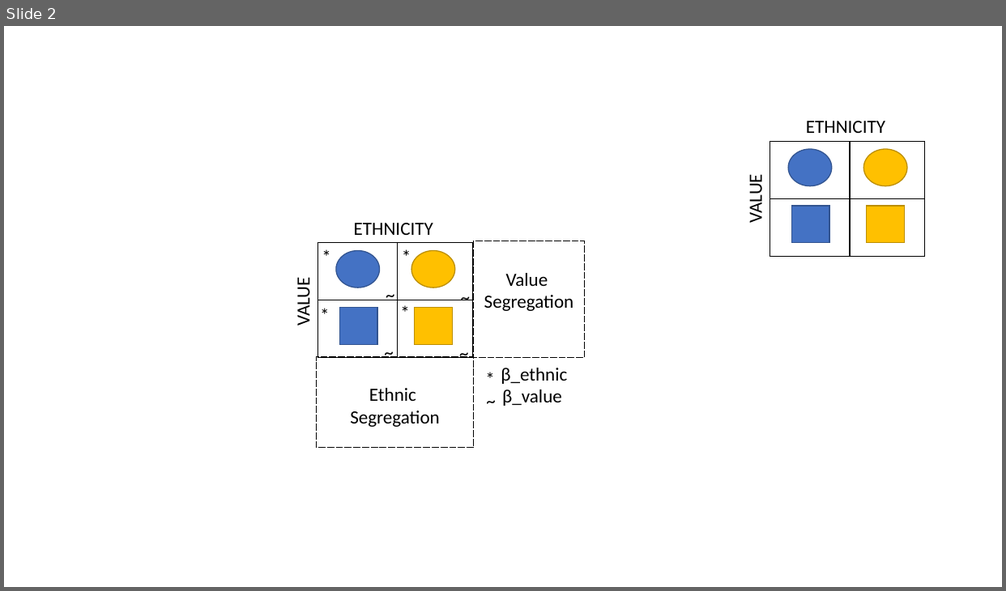
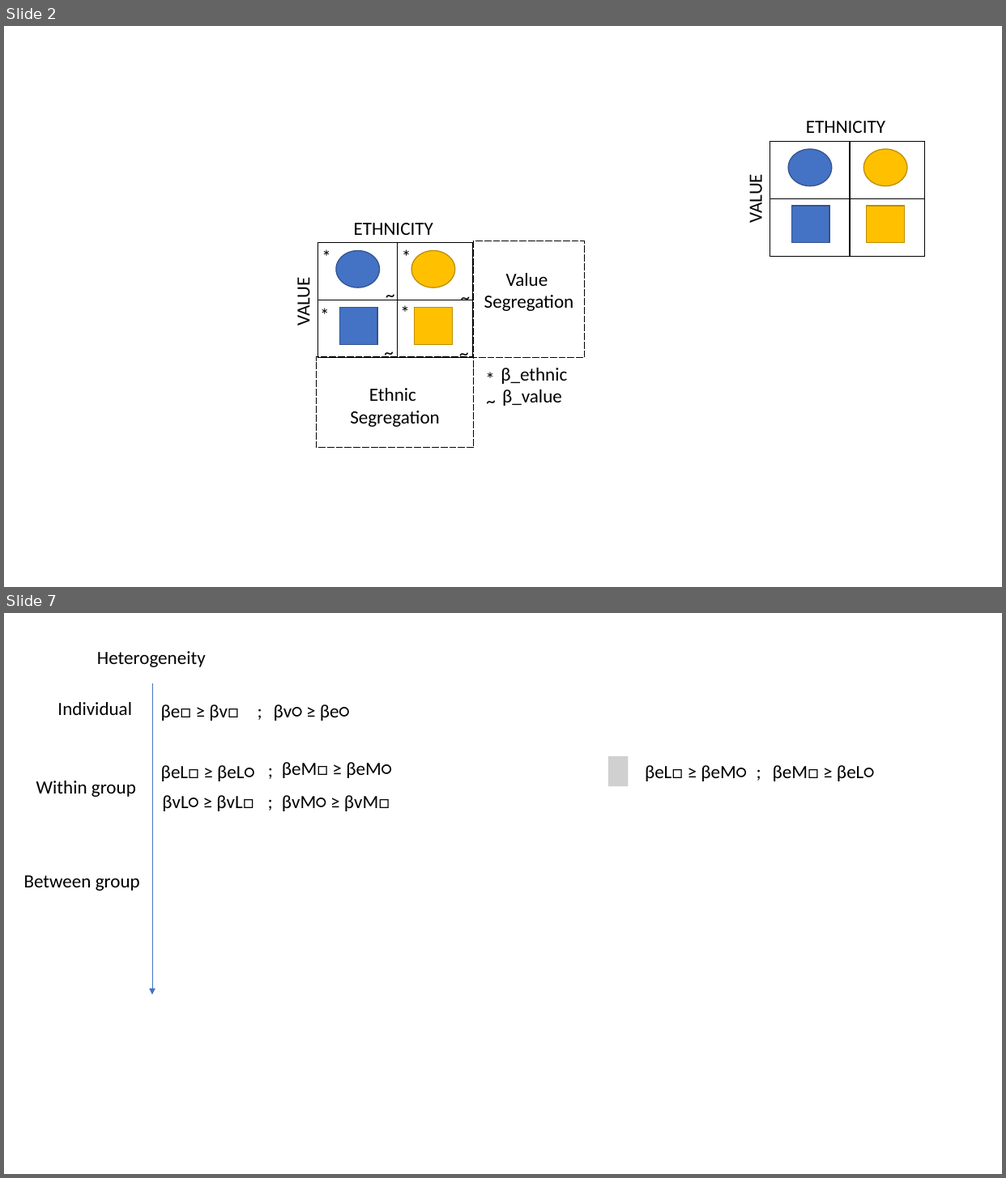
Before and after one commit to RoccoPaolillo/ethnic-value_multinomial, a slide deck: material/model.pptx. Shown one above the other, each under a label of ours: slide 2 before the commit, slides 2 and 7 after it; the slides between them are not shown. The pictures are 1006x591 and 1006x1178 pixels, drawn with LibreOffice and Linux fonts; fonts in the diff are those of the drawing; grey boxes stand for pictures. Boxes give left, top, right and bottom in pixels: in the first picture for what was removed or moved away, otherwise in the second. Text is boxed around its words. In the diff, an @@ line names an element or a change of style, - is before the commit and + after.

```diff
--- a/material/model.pptx
+++ b/material/model.pptx
@@ slide 7 added at bbox=[4, 613, 1002, 1174], background #FFFFFF @@
@@ text added at bbox=[97, 651, 206, 667], 18 pt, text #000000 @@
+Heterogeneity
@@ arrow added from (152, 684) to (152, 995), #4472C4 0.5 pt @@
@@ text added at bbox=[57, 702, 132, 715], 18 pt, text #000000 @@
+Individual
@@ text added at bbox=[161, 705, 239, 721], 18 pt, text #000000 @@
+βe□ ≥ βv□
@@ text added at bbox=[250, 696, 283, 726], 18 pt, text #000000 @@
+;
@@ text added at bbox=[274, 705, 349, 721], 18 pt, text #000000 @@
+βv○ ≥ βe○
@@ text added at bbox=[261, 755, 293, 785], 18 pt, text #000000 @@
+;
@@ picture added at bbox=[608, 756, 629, 786] @@
@@ text added at bbox=[749, 756, 781, 786], 18 pt, text #000000 @@
+;
@@ text added at bbox=[36, 781, 136, 797], 18 pt, text #000000 @@
+Within group
@@ text added at bbox=[161, 765, 254, 781], 18 pt, text #000000 @@
+βeL□ ≥ βeL○
@@ text added at bbox=[282, 762, 391, 778], 18 pt, text #000000 @@
+βeM□ ≥ βeM○
@@ text added at bbox=[645, 765, 746, 781], 18 pt, text #000000 @@
+βeL□ ≥ βeM○
@@ text added at bbox=[773, 765, 874, 781], 18 pt, text #000000 @@
+βeM□ ≥ βeL○
@@ text added at bbox=[162, 795, 253, 811], 18 pt, text #000000 @@
+βvL○ ≥ βvL□
@@ text added at bbox=[261, 786, 285, 815], 18 pt, text #000000 @@
+;
@@ text added at bbox=[282, 795, 390, 811], 18 pt, text #000000 @@
+βvM○ ≥ βvM□
@@ text added at bbox=[24, 875, 140, 891], 18 pt, text #000000 @@
+Between group
```
Also in this commit, not shown: 6 other slides added, 10 other files.
